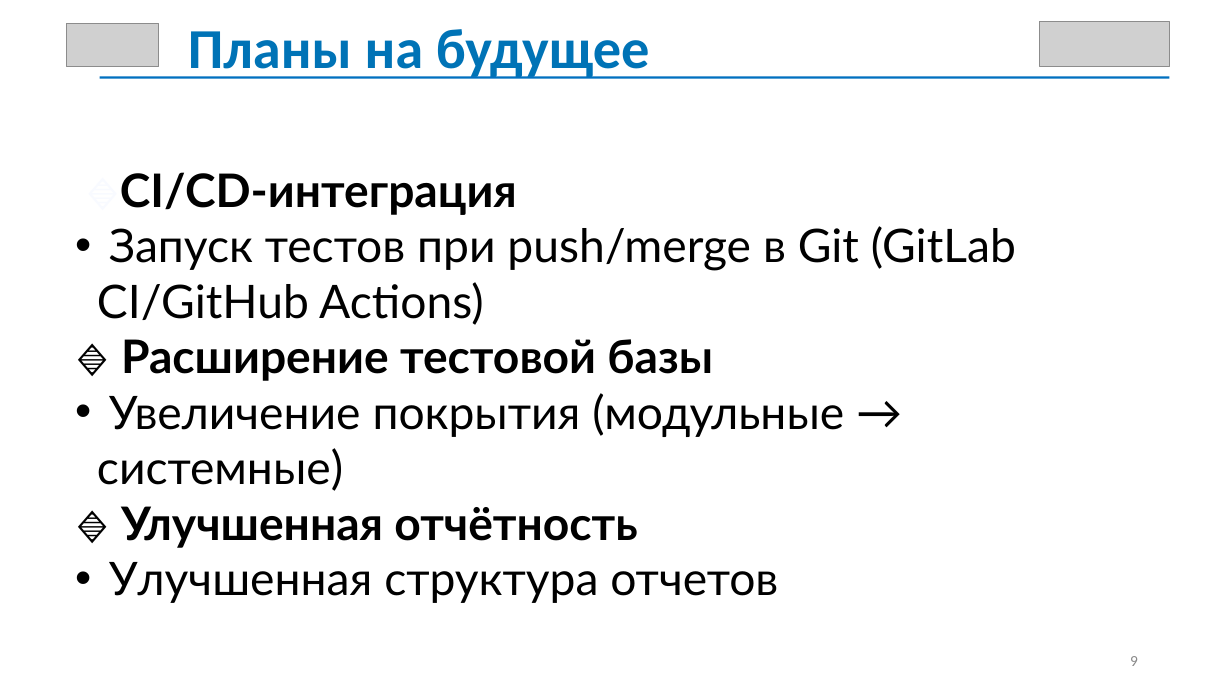
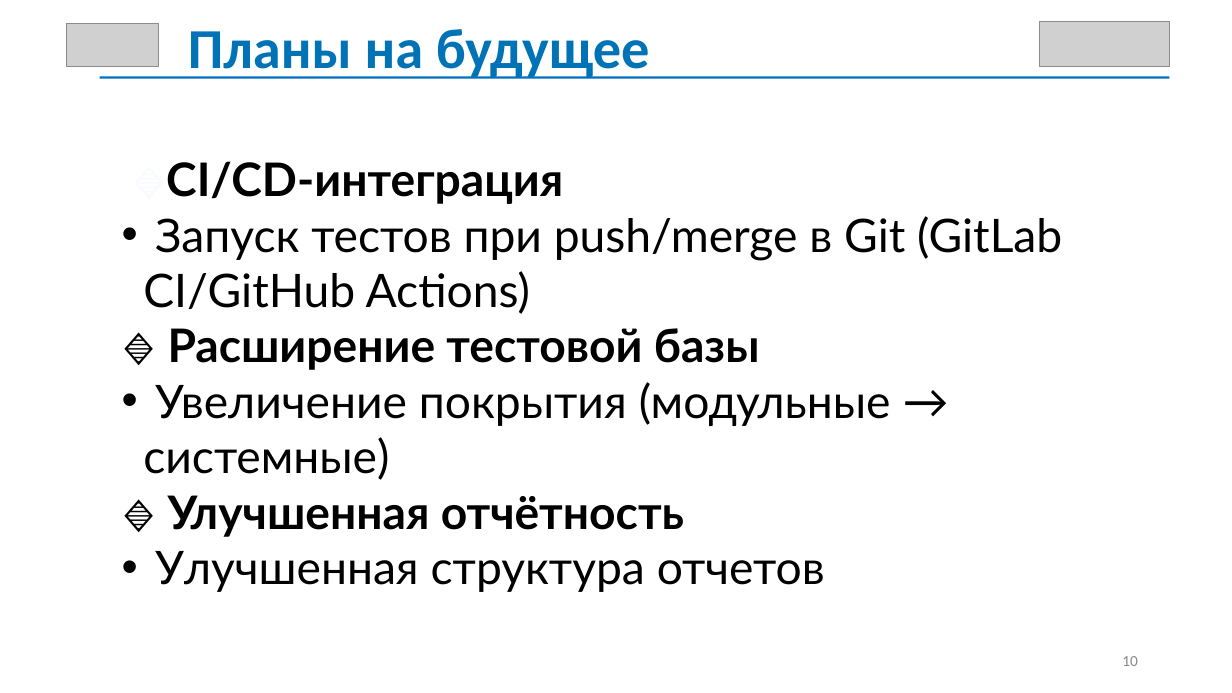
Before and after one commit to kub0metr/diplom_new, a slide deck: slide 10 of предзащита 2.pptx (slide 9 before the commit). Drawn at 1232x693 pixels with LibreOffice and Linux fonts; fonts in the diff are those of the drawing; grey boxes stand for pictures. Boxes give left, top, right and bottom in pixels: in the first picture for what was removed or moved away, otherwise in the second. Text is boxed around its words. In the diff, an @@ line names an element or a change of style, - is before the commit and + after.

```diff
--- a/предзащита 2.pptx
+++ b/предзащита 2.pptx
@@ text "🔹CI/CD-интеграция" moved from (x1=86, y1=172, x2=1016, y2=603) to (x1=132, y1=161, x2=1062, y2=592) @@
@@ page number at (x1=1122, y1=656, x2=1138, y2=666): text changed @@
-9
+10
```
Also in this commit, not shown: 1 slide added, 39 other files.
